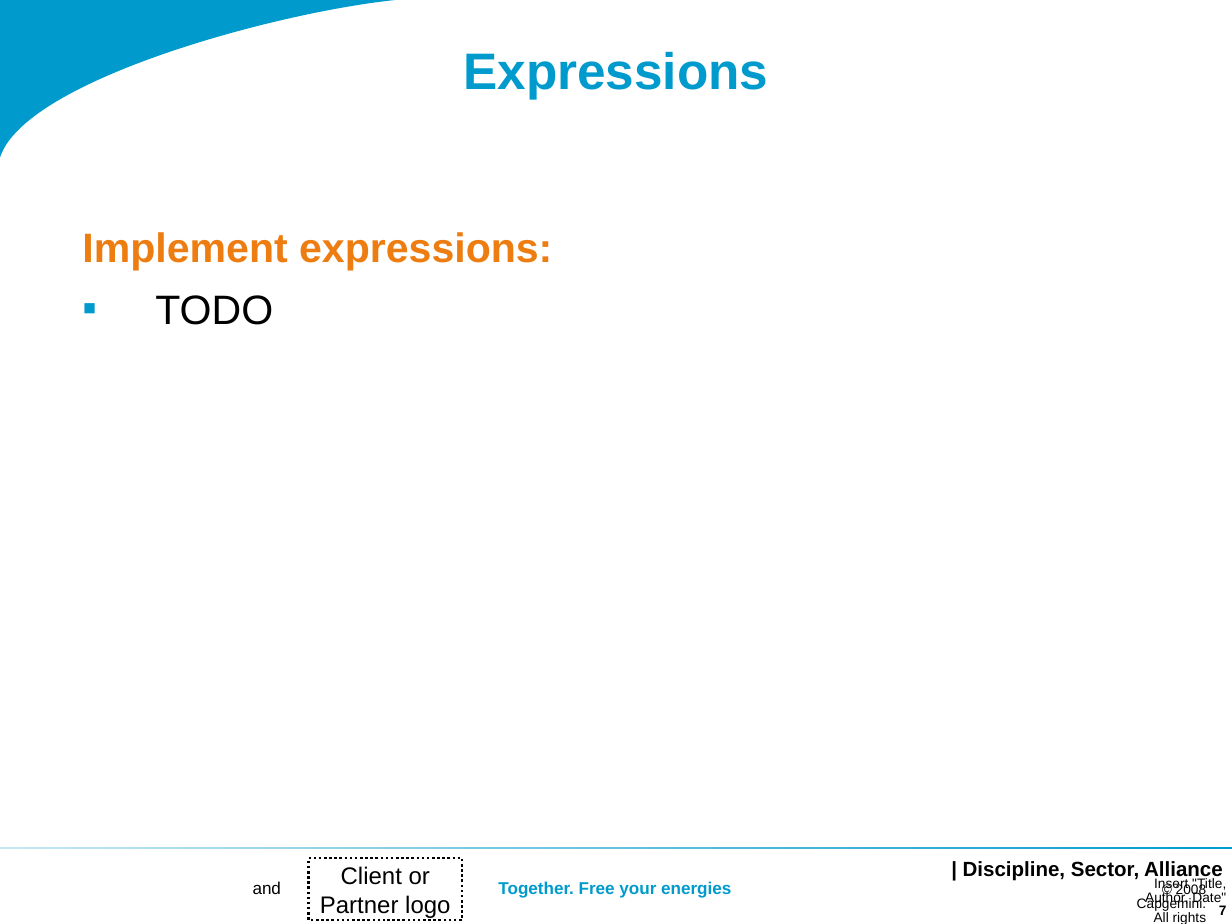
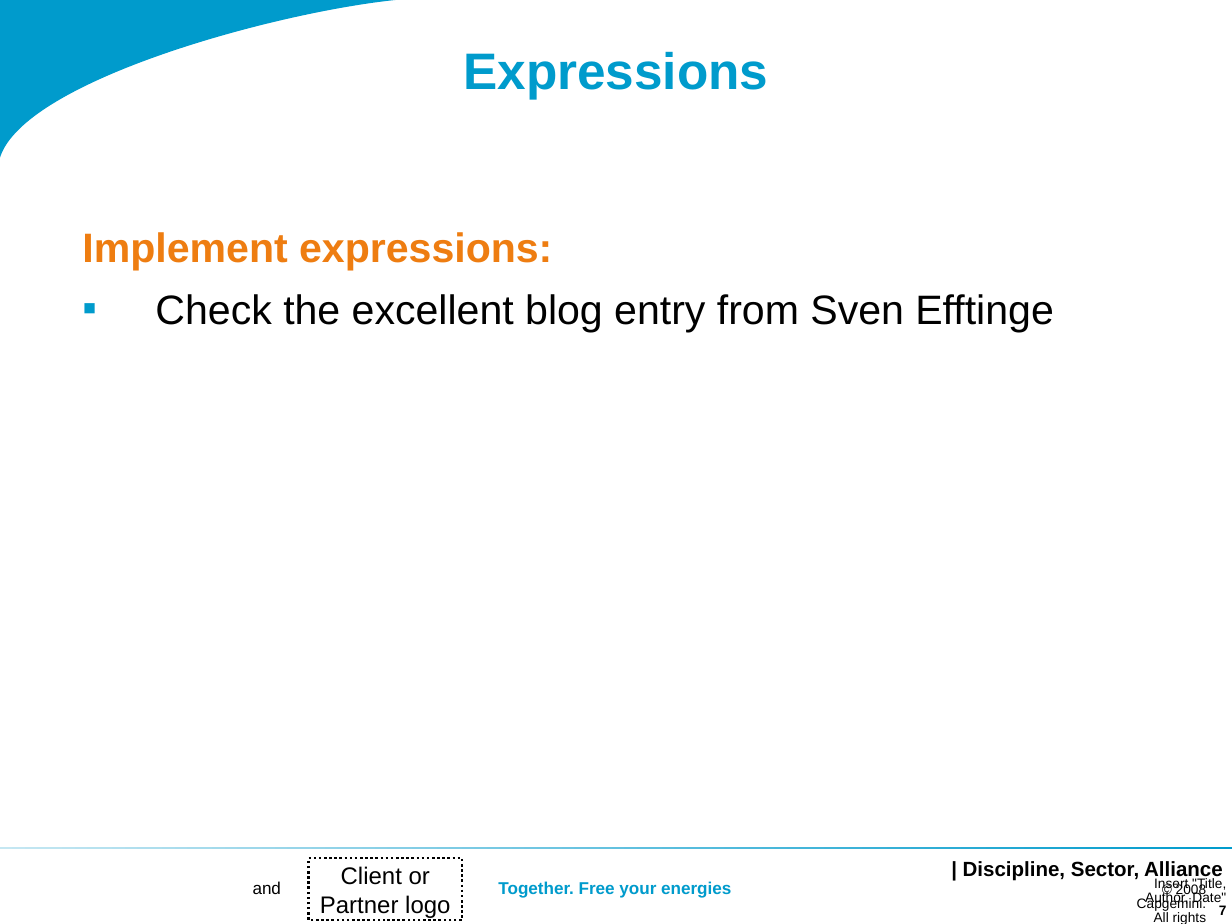
Before and after one commit to dslmeinte/xtext-workshop-code1, a slide deck: slide 7 of org.xtext.workshop.notes/sheets/Workshop 2.ppt. Drawn at 1232x924 pixels with LibreOffice and Linux fonts; fonts in the diff are those of the drawing; background and template pictures are left out. Boxes give left, top, right and bottom in pixels: in the first picture for what was removed or moved away, otherwise in the second. Text is boxed around its words. In the diff, an @@ line names an element or a change of style, - is before the commit and + after.

```diff
--- a/org.xtext.workshop.notes/sheets/Workshop 2.ppt
+++ b/org.xtext.workshop.notes/sheets/Workshop 2.ppt
@@ text at box(155, 294, 1053, 332): text changed @@
-▪ TODO
+▪ Check the excellent blog entry from Sven Efftinge
```
Also in this commit, not shown: 2 other slides changed, 1 slide added.
